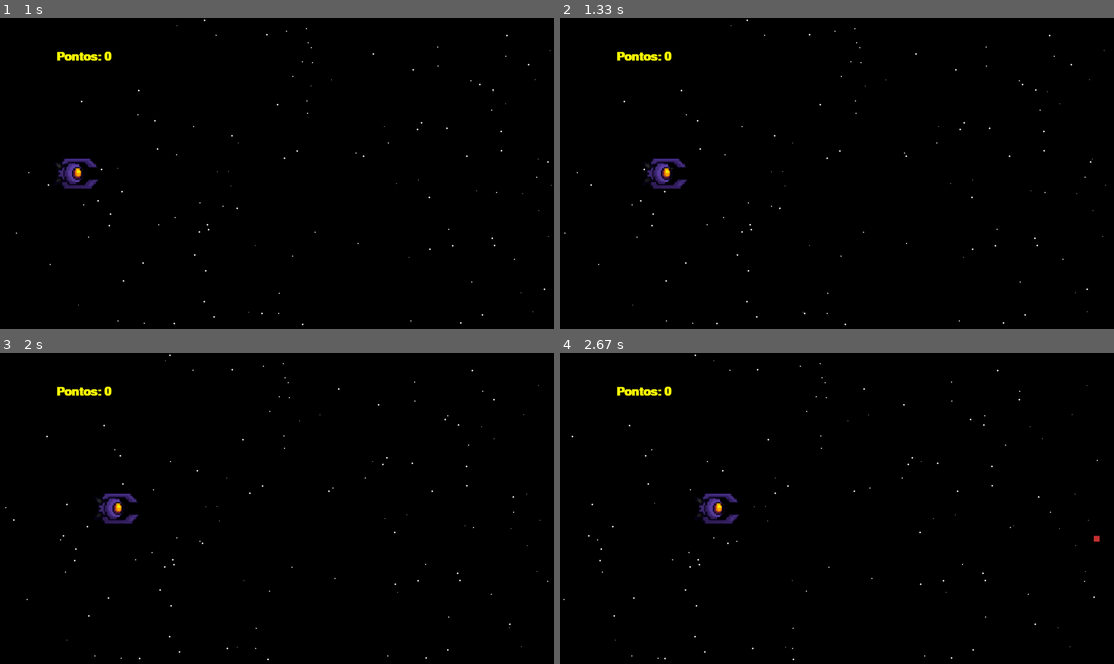
Above: before the commit, frames 1-4 (two rows, left to right).
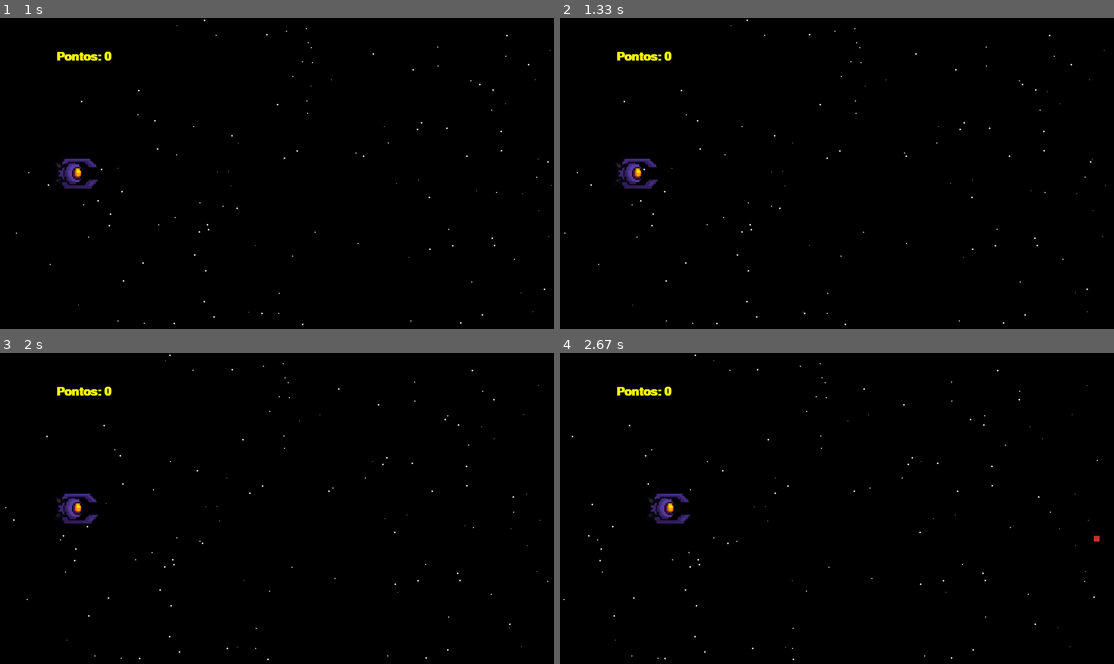
Above: after the commit, the same moments.

Repository: JoviOakz/PyGameFaculdade
Game: pygame game, started from arcSpacshpPrototype.py
Two runs of this game, one before a commit and one after it. Both use one fixed random seed, a clock stepped at 60 frames per second and the inputs below.
Inputs:
- Up to frame 1 (1 s): tap 1 at 0.33 s; tap Space at 0.67 s
- Up to frame 2 (1.33 s): hold A from 1 s (still down); hold Right from 1 s (still down)
- Up to frame 3 (2 s): release A at 1.47 s; release Right at 1.47 s; tap Esc at 1.5 s; tap 1 at 1.83 s
- Up to frame 4 (2.67 s): hold Right 2.17-2.63 s

Frame 1 is identical in both runs. In frame 2, 0.8% of the frame differs, in the area x 10-23%, y 45-55%; in frame 3, 0.8%; in frame 4, 0.8%, in the area x 16-33%, y 45-55%.

Commit message:
fix: spaceship can move with wasd

Diff:
--- a/arcSpacshpPrototype.py
+++ b/arcSpacshpPrototype.py
@@ -43,13 +43,13 @@
         self.laser_start_time = 0
 
     def move(self, keys):
-        if keys[pygame.K_UP]:
+        if keys[pygame.K_UP] or keys[pygame.K_w]:
             self.rect.y -= self.speed
-        if keys[pygame.K_DOWN]:
+        if keys[pygame.K_DOWN] or keys[pygame.K_s]:
             self.rect.y += self.speed
-        if keys[pygame.K_LEFT]:
+        if keys[pygame.K_LEFT] or keys[pygame.K_a]:
             self.rect.x -= self.speed
-        if keys[pygame.K_RIGHT]:
+        if keys[pygame.K_RIGHT] or keys[pygame.K_d]:
             self.rect.x += self.speed
 
         # Correção dinâmica de limites com base no tamanho da nave
@@ -105,7 +105,7 @@
 # Configs de cada nave
 ship1_cfg = {
     "img": ship1_img,
-    "speed": 5,
+    "speed": 4,
     "bullet_color": YELLOW,
     "bullet_speed": 10,
     "size": (160, 110),
@@ -115,7 +115,7 @@
 
 ship2_cfg = {
     "img": ship2_img,
-    "speed": 9,
+    "speed": 10,
     "bullet_color": WHITE,
     "bullet_speed": 26,
     "size": (141, 90),
